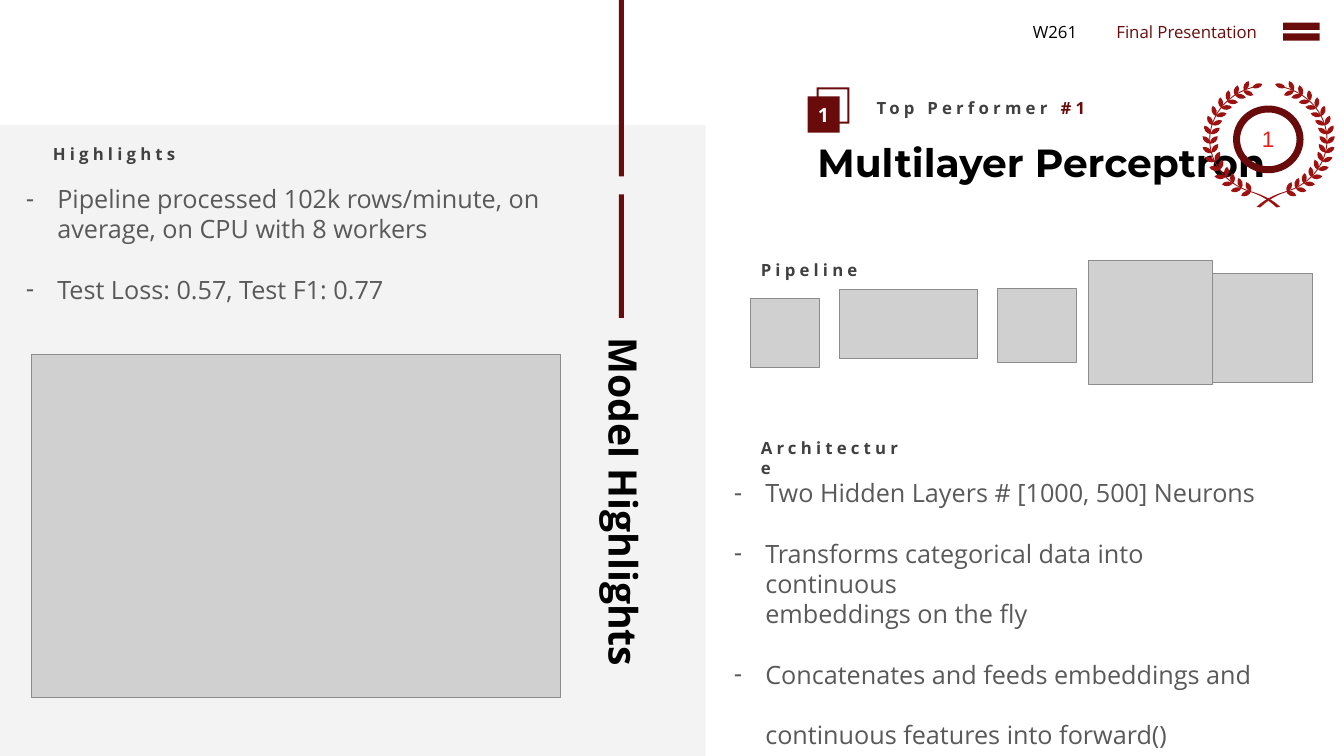
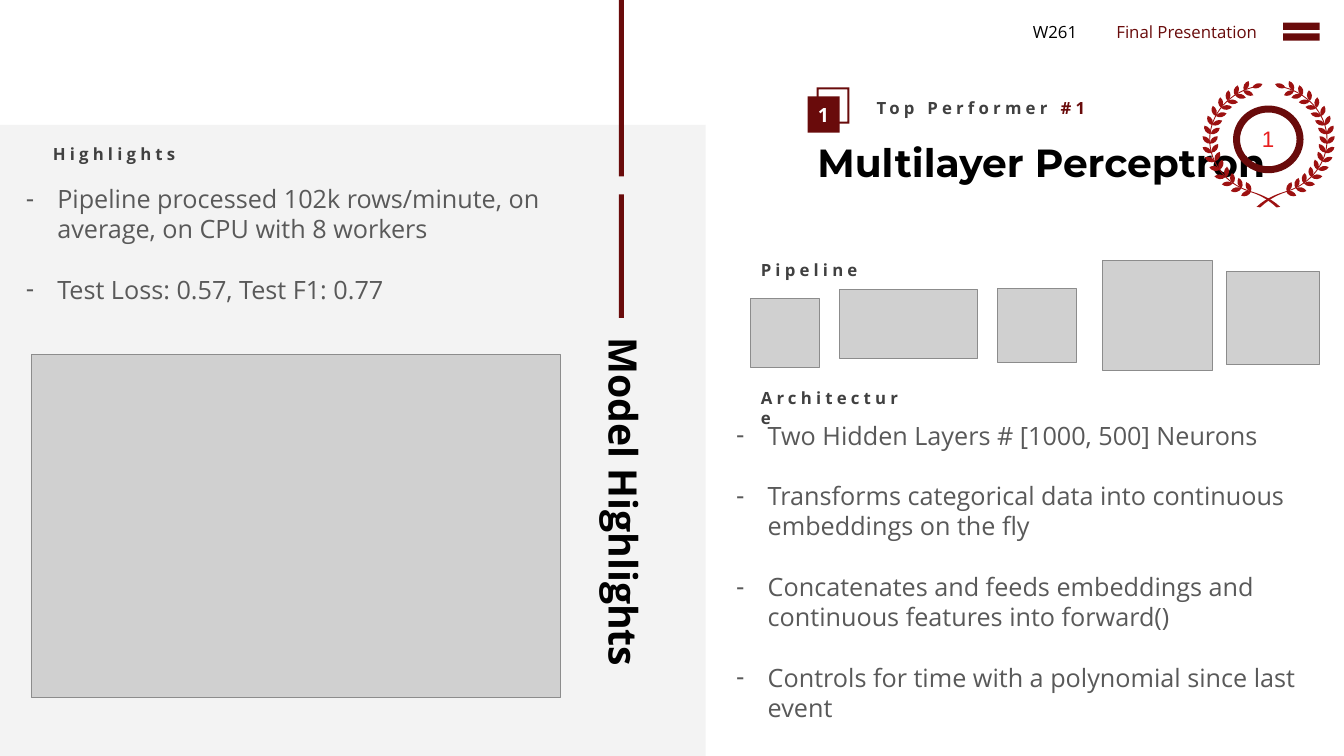
Before and after one commit to cbenge509/flightsontime, a slide deck: slide 28 of presentation/Delayed Flights Prediction - Final.pptx. Drawn at 1344x756 pixels with LibreOffice and Linux fonts; fonts in the diff are those of the drawing; grey boxes stand for pictures. Boxes give left, top, right and bottom in pixels: in the first picture for what was removed or moved away, otherwise in the second. Text is boxed around its words. In the diff, an @@ line names an element or a change of style, - is before the commit and + after.

Commit message:
tweak slide

```diff
--- a/presentation/Delayed Flights Prediction - Final.pptx
+++ b/presentation/Delayed Flights Prediction - Final.pptx
@@ picture resized from (x1=1089, y1=261, x2=1213, y2=385) to (x1=1103, y1=261, x2=1213, y2=371) @@
@@ picture resized from (x1=1204, y1=273, x2=1314, y2=383) to (x1=1226, y1=271, x2=1320, y2=365) @@
@@ text "Architecture" moved from (x1=751, y1=433, x2=921, y2=463) to (x1=751, y1=383, x2=921, y2=413) @@
@@ text "Two Hidden Layers # [1000, ..." moved from (x1=765, y1=483, x2=1255, y2=748) to (x1=768, y1=422, x2=1295, y2=717) @@
@@ text at (x1=768, y1=667, x2=1295, y2=717): text changed @@
-– 8 Epochs, 0.16 LR
+– Controls for time with a polynomial since last event
```
